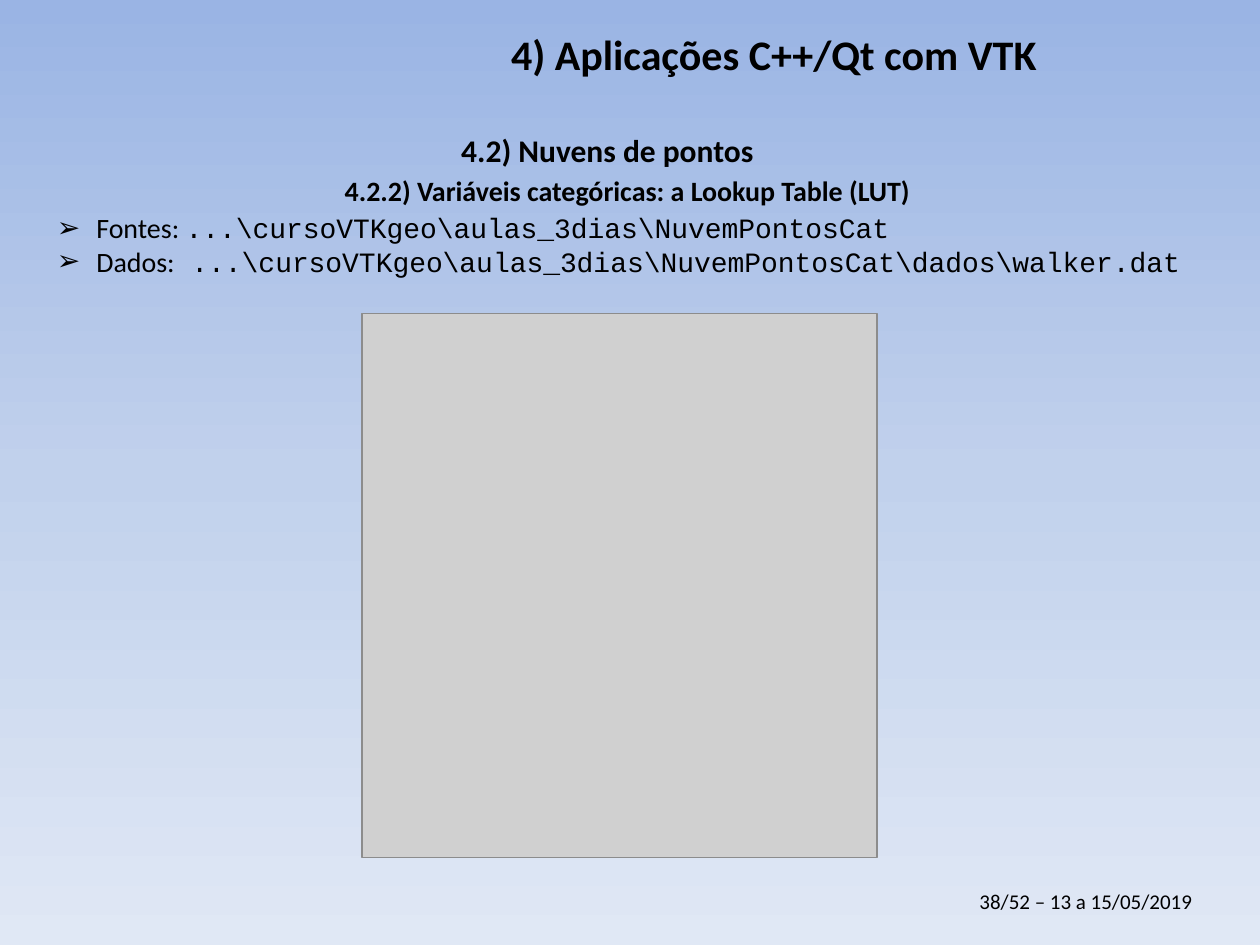
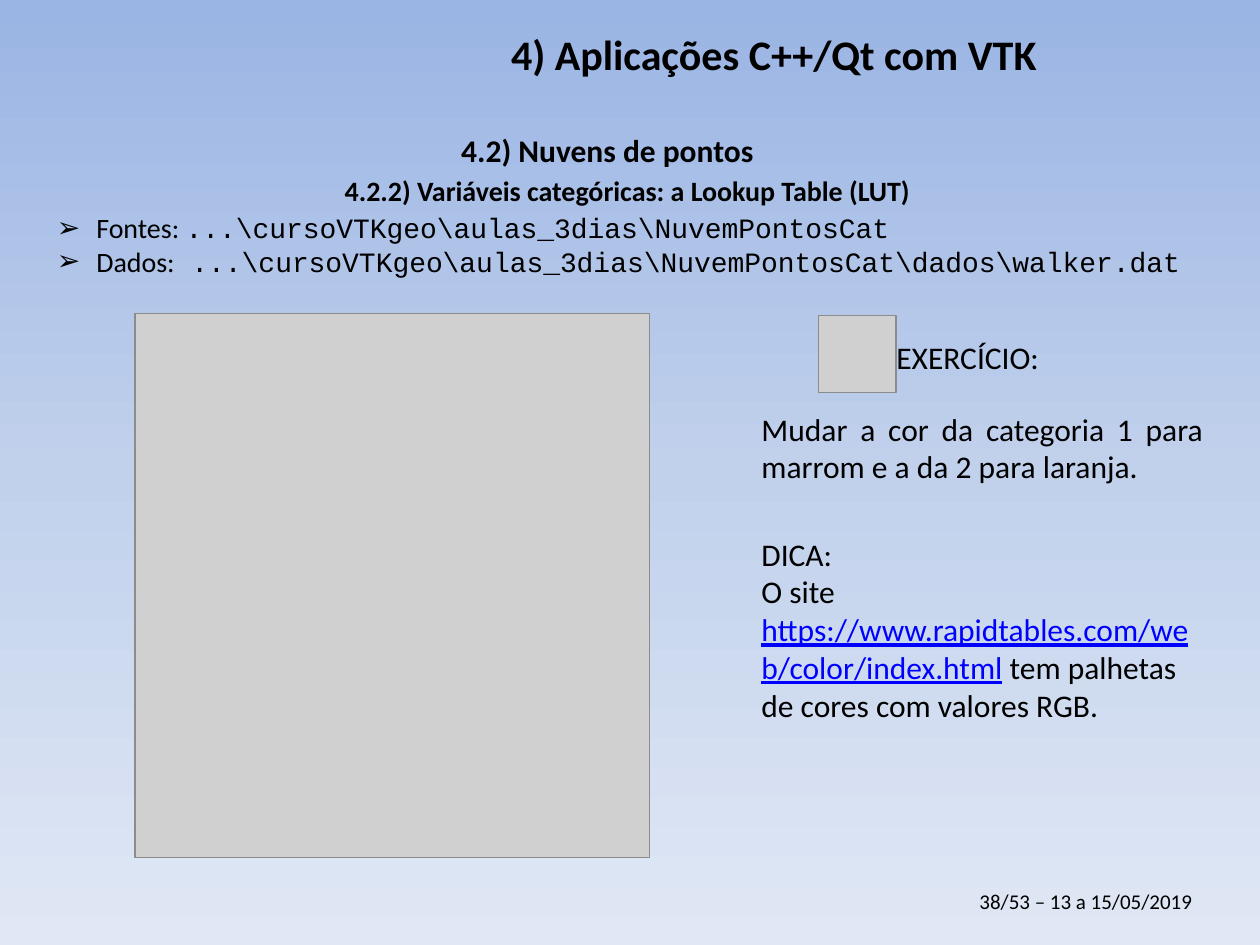
Before and after one commit to PauloCarvalhoRJ/cursoVTKgeo, a slide deck: slide 38 of aulas_3dias/slides_3dias.pptx. Drawn at 1260x945 pixels with LibreOffice and Linux fonts; fonts in the diff are those of the drawing; grey boxes stand for pictures; background and template pictures are left out. Boxes give left, top, right and bottom in pixels: in the first picture for what was removed or moved away, otherwise in the second. Text is boxed around its words. In the diff, an @@ line names an element or a change of style, - is before the commit and + after.

```diff
--- a/aulas_3dias/slides_3dias.pptx
+++ b/aulas_3dias/slides_3dias.pptx
@@ picture: place and size @@
-picture at box(362, 314, 877, 858)
+picture at box(135, 314, 650, 858)
@@ picture added at box(819, 315, 897, 393) @@
@@ text added at box(896, 343, 1039, 377), 18 pt, text #000000 @@
+EXERCÍCIO:
@@ text added at box(761, 419, 1203, 484), 18 pt, text #000000 @@
+Mudar a cor da categoria 1 para marrom e a da 2 para laranja.
@@ text added at box(761, 545, 1188, 718), 18 pt, text #0000FF, underline @@
+DICA:
+O site https://www.rapidtables.com/web/color/index.html tem palhetas de cores com valores RGB.
@@ text at box(979, 894, 1192, 910): text changed @@
-38/52 – 13 a 15/05/2019
+38/53 – 13 a 15/05/2019
```
Also in this commit, not shown: 11 other slides changed, 1 slide added.
